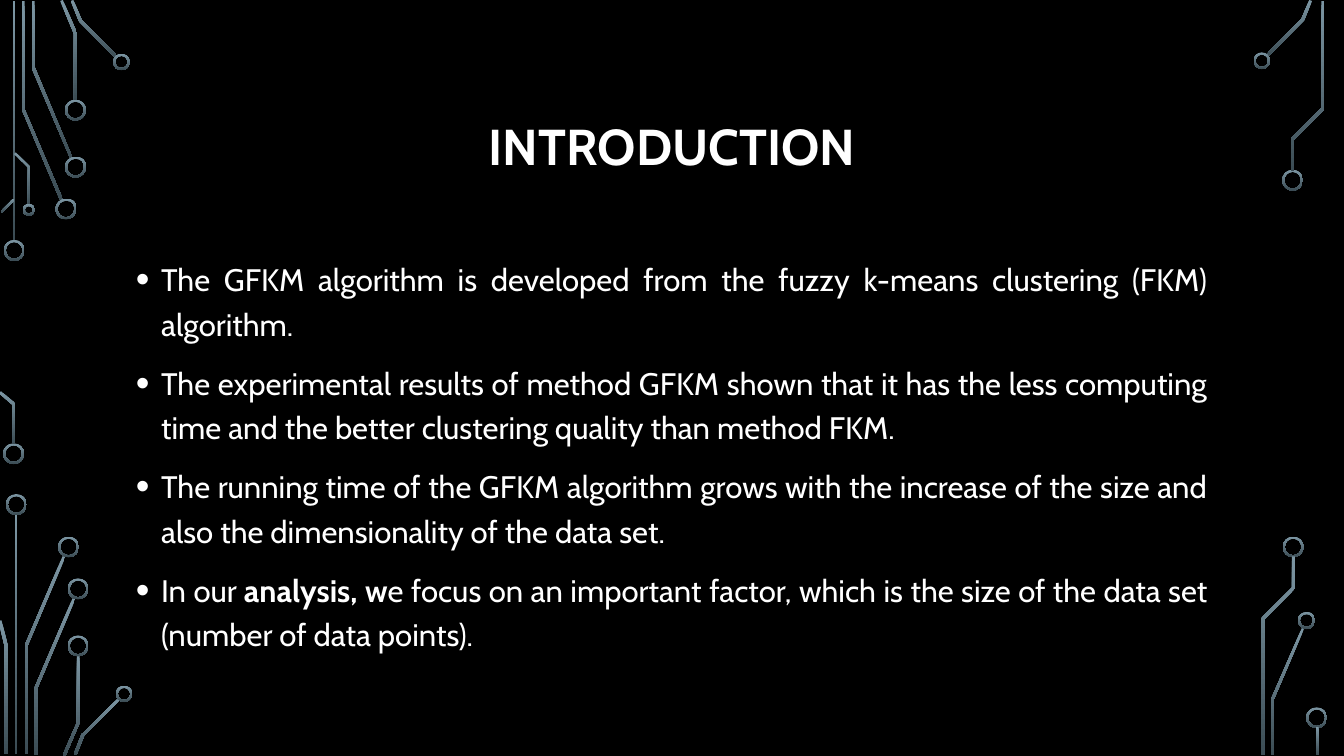
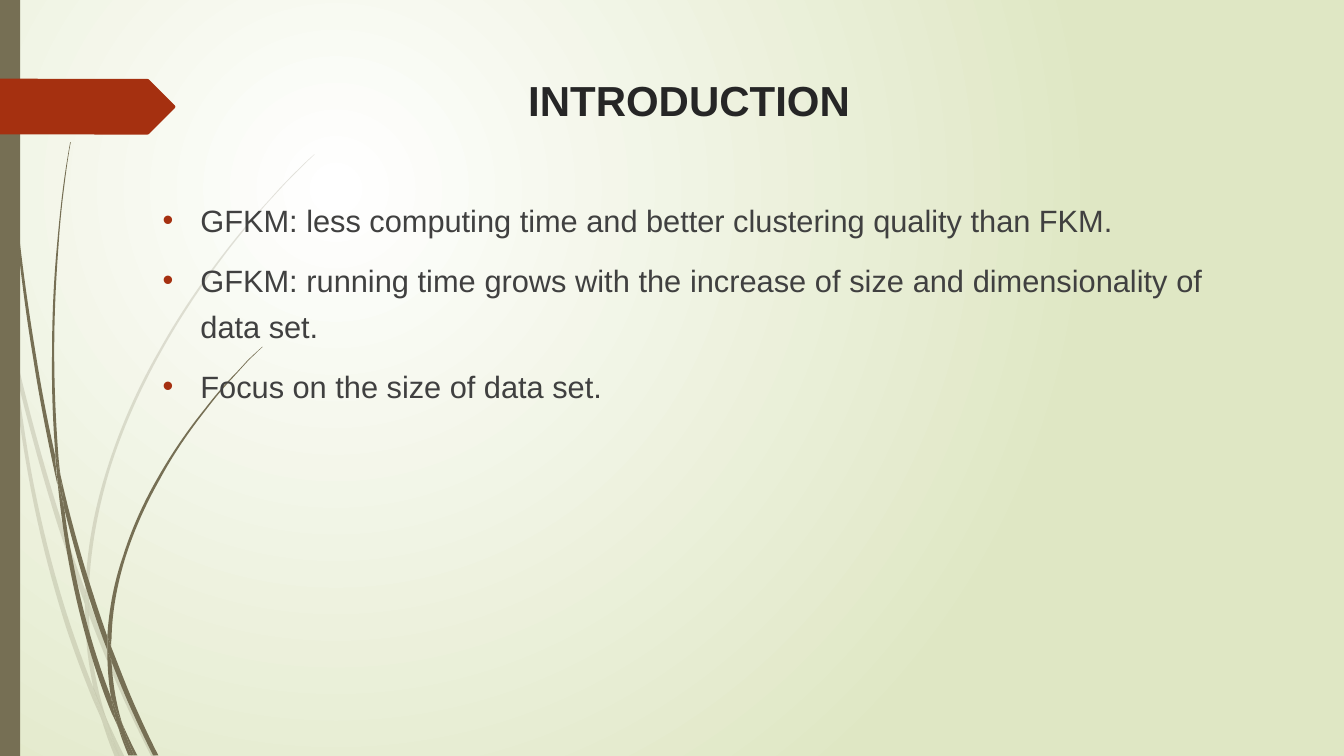
Before and after one commit to trungvdhp/master-ntou, a slide deck: slide 3 of ImageProcessing/Speeding up GFKM.pptx. Drawn at 1344x756 pixels with LibreOffice and Linux fonts; fonts in the diff are those of the drawing; background and template pictures are left out. Boxes give left, top, right and bottom in pixels: in the first picture for what was removed or moved away, otherwise in the second. Text is boxed around its words. In the diff, an @@ line names an element or a change of style, - is before the commit and + after.

```diff
--- a/ImageProcessing/Speeding up GFKM.pptx
+++ b/ImageProcessing/Speeding up GFKM.pptx
@@ background picture (left out) to gradient #FFFFFF to #DFE8C4 @@
@@ rectangle added at (0,0,20,756), fill #766F54 @@
@@ freeform shape added at (0,79,175,134), fill #A53010 @@
@@ title "INTRODUCTION": place and size @@
-title "INTRODUCTION" at (488,129,855,166)
+title "INTRODUCTION" at (528,86,850,117)
@@ title "INTRODUCTION" at (528,86,850,117): size 36 to 30 pt, font Cabin to Arial, text colour #FFFFFF to #262626; line spacing 0.9 to 1; vertical alignment middle to top @@
@@ text at (200,209,1202,404): text changed; size 22.2 to 22 pt; font Cabin to Arial; text colour #FFFFFF to #404040 @@
-• The GFKM algorithm is developed from the fuzzy k-means clustering (FKM) algorithm.
-• The experimental results of method GFKM shown that it has the less computing time and the better clustering quality than method FKM.
-• The running time of the GFKM algorithm grows with the increase of the size and also the dimensionality of the data set.
-• In our analysis, we focus on an important factor, which is the size of the data set (number of data points).
+• GFKM: less computing time and better clustering quality than FKM.
+• GFKM: running time grows with the increase of size and dimensionality of data set.
+• Focus on the size of data set.
@@ fill gradient #7C96A3 to #3B4C54 to #766F54 in 5 elements at (111,697,134,755), (107,636,111,661), (123,725,138,756), (57,481,118,728), (55,453,65,509) @@
@@ freeform shape: place and size @@
-freeform shape at (0,391,15,445)
+freeform shape at (55,453,65,509)
@@ freeform shape: place and size @@
-freeform shape at (24,556,65,754)
+freeform shape at (57,481,118,728)
@@ fill gradient #7C96A3 to #3B4C54 to #766F54 at 20% opacity in 3 elements at (89,601,156,756), (85,604,106,717), (85,591,89,615) @@
@@ freeform shape: place and size @@
-freeform shape at (68,579,89,600)
+freeform shape at (85,591,89,615)
@@ freeform shape: place and size @@
-freeform shape at (63,655,80,756)
+freeform shape at (85,604,106,717)
@@ freeform shape: place and size @@
-freeform shape at (34,598,76,755)
+freeform shape at (89,601,156,756)
@@ freeform shape: place and size @@
-freeform shape at (68,635,89,656)
+freeform shape at (107,636,111,661)
@@ group added at (3,0,262,756): 7 freeform shapes @@
@@ group added at (0,154,315,756): 7 freeform shapes @@
@@ freeform shape: place and size @@
-freeform shape at (74,698,120,755)
+freeform shape at (111,697,134,755)
@@ freeform shape: place and size @@
-freeform shape at (116,686,133,702)
+freeform shape at (123,725,138,756)
@@ group removed at (0,0,1328,755): 25 freeform shapes, 3 rectangles @@
```
Also in this commit, not shown: 26 other slides changed, 1 slide added.
